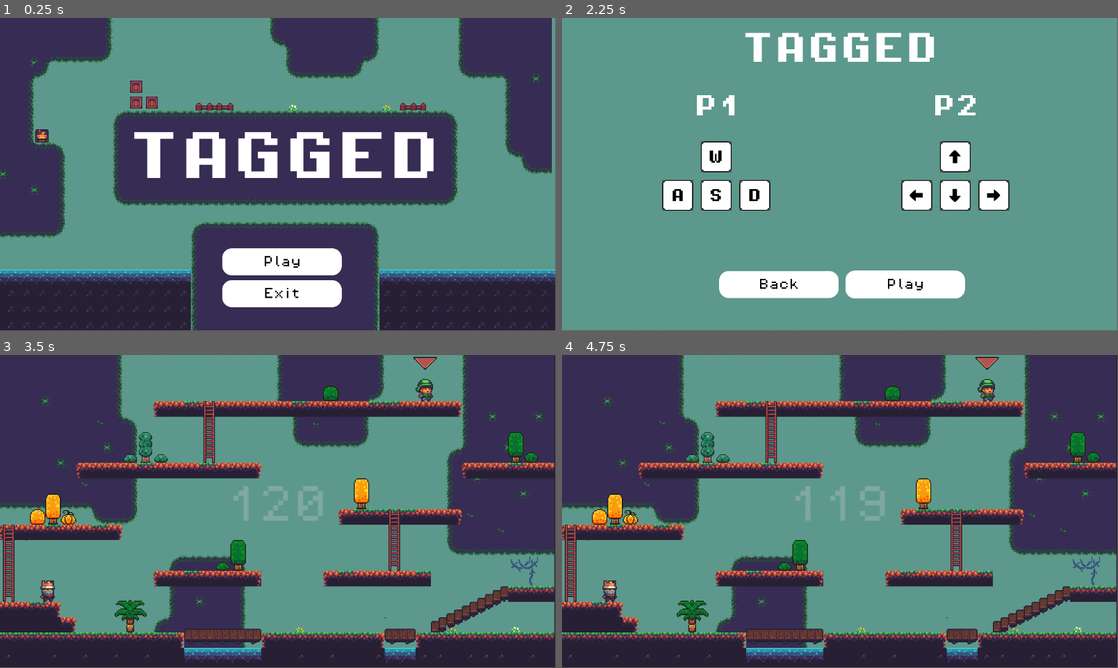
Above: before the commit, frames 1-4 (two rows, left to right).
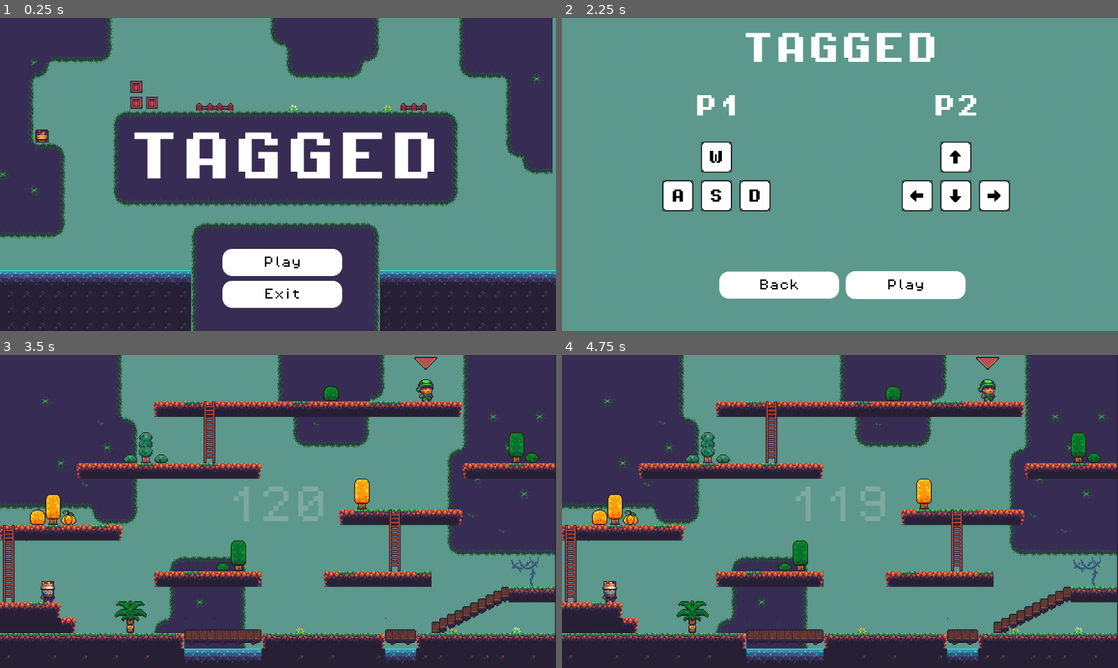
Above: after the commit, the same moments.

Repository: TheLinuxGuy-ssh/Tagged
Game: Godot game, scene res://scenes/menu.tscn
The game is run twice, just before and just after one commit, with the same random seed, the same clock (stepped at 60 frames per second) and the same inputs.
Inputs:
- Up to frame 1 (0.25 s): no input
- Up to frame 2 (2.25 s): click "Play" at 0.5 s; click "Back" at 1.25 s; click "Play" at 2 s
- Up to frame 3 (3.5 s): click "Play" at 2.75 s
- Up to frame 4 (4.75 s): tap Enter at 3.5 s; tap Space at 4.25 s
In our replay, the window is 799x449 before the commit and 800x450 after it. These sizes can differ from the game's own. Grey fills any space a smaller window leaves; there, only what the larger window draws over its background counts as a difference.

The runs differ from the first frame. In frame 1, 5.1% of the frame differs, in the area x 0-100%, y 0-100%; in frame 2, 1.9%; in frame 3, 7.8%, in the area x 0-100%, y 0-99%; in frame 4, 7.8%.

Commit message:
viewport scaling fix for fullscreens

Diff:
--- a/project.godot
+++ b/project.godot
@@ -18,6 +18,11 @@
 [autoload]
 
 Global="*res://assets/scripts/global.gd"
+
+[display]
+
+window/size/mode=4
+window/stretch/mode="viewport"
 
 [global_group]
 
--- a/scenes/menu.tscn
+++ b/scenes/menu.tscn
@@ -139,6 +139,9 @@
 anchor_bottom = 1.0
 grow_horizontal = 2
 grow_vertical = 2
+size_flags_horizontal = 4
+size_flags_vertical = 4
+size_flags_stretch_ratio = 2.72
 script = ExtResource("1_4ytvr")
 
 [node name="TileMapLayer" type="TileMapLayer" parent="."]
Not shown, changed: export_presets.cfg
